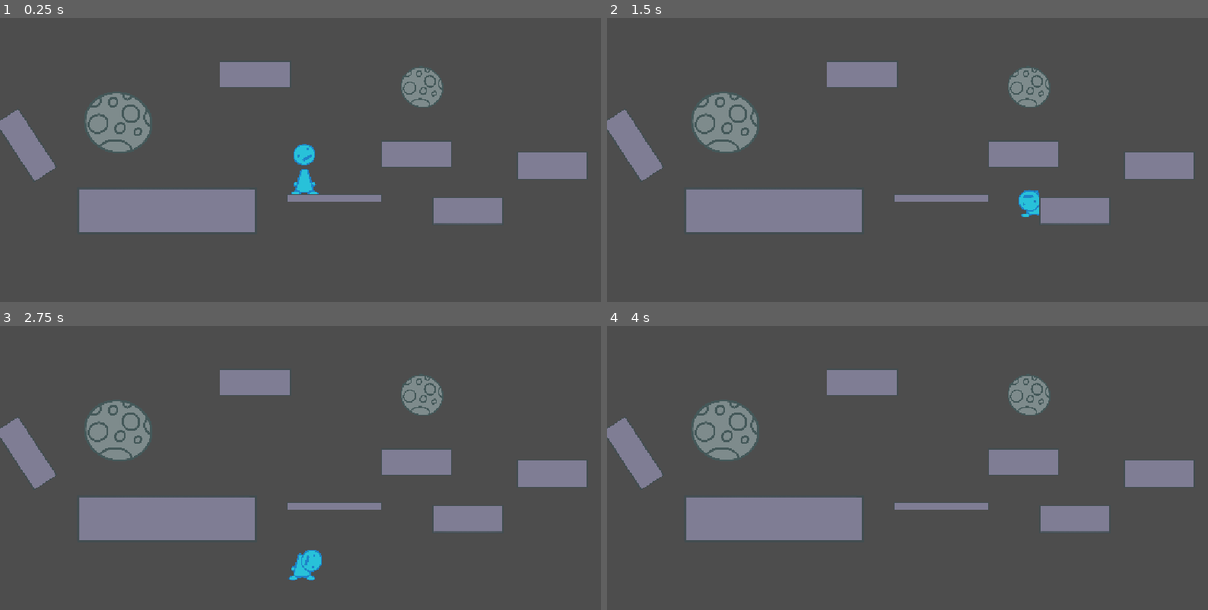
Above: before the commit, frames 1-4 (two rows, left to right).
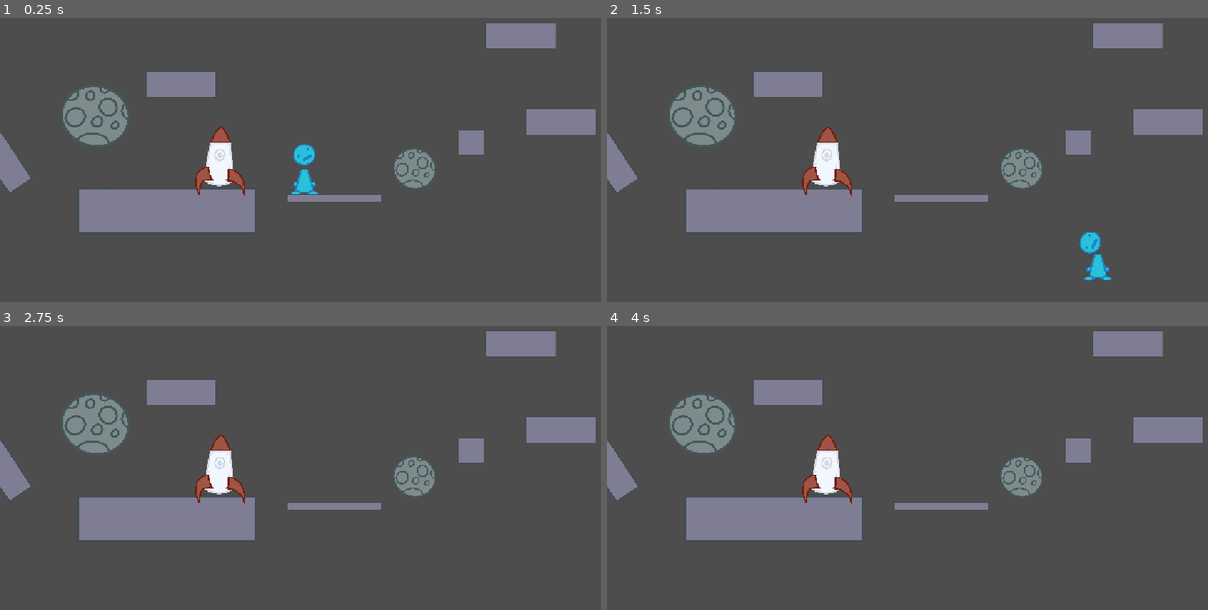
Above: after the commit, the same moments.

Repository: average4136/head-over-heels-game
Game: Godot game, scene res://Scenes/space_scene.tscn
Same seed, same stepped clock (60 frames per second), same inputs: the game is played once before the commit and once after it. This scene is started directly instead of the project's main scene.
Inputs:
- Up to frame 1 (0.25 s): no input
- Up to frame 2 (1.5 s): tap Enter (ui_accept) at 0.5 s; hold D (move_right) from 0.53 s (still down); tap Space (jump) at 0.77 s
- Up to frame 3 (2.75 s): tap Space (jump) at 1.52 s; release D (move_right) at 2.03 s; hold A (move_left) from 2.03 s (still down)
- Up to frame 4 (4 s): release A (move_left) at 2.78 s; hold D (move_right) from 2.78 s (still down); tap Space (jump) at 3.02, 3.77 s; tap Enter (ui_accept) at 3.5 s

The runs differ from the first frame. In frame 1, 12% of the frame differs, in the area x 0-100%, y 1-73%; in frame 2, 13%, in the area x 0-100%, y 1-93%; in frame 3, 13%; in frame 4, 12%.

Commit message:
made yellow and star platform and saved space level so far

Diff:
--- /dev/null
+++ b/Scenes/Objects/star_platform.tscn
@@ -0,0 +1,15 @@
+[gd_scene format=3 uid="uid://cspyc620ry3bq"]
+
+[ext_resource type="Texture2D" uid="uid://b7e56qdamgxoh" path="res://Assets/Platform Images/star platform.png" id="1_lr1is"]
+
+[node name="star platform" type="Node2D" unique_id=1685131188]
+
+[node name="StaticBody2D" type="StaticBody2D" parent="." unique_id=1678453096]
+
+[node name="Sprite2D" type="Sprite2D" parent="StaticBody2D" unique_id=522925894]
+position = Vector2(125.96153, 29.5)
+scale = Vector2(0.21794868, 0.21794872)
+texture = ExtResource("1_lr1is")
+
+[node name="CollisionPolygon2D" type="CollisionPolygon2D" parent="StaticBody2D" unique_id=859402248]
+polygon = PackedVector2Array(10, -4, -14, 30, -12, 33, -2, 34, 39, 32, 52, 32, 45, 54, 49, 58, 59, 56, 104, 41, 116, 59, 119, 61, 122, 60, 139, 46, 145, 39, 179, 61, 190, 69, 194, 69, 197, 66, 202, 53, 209, 34, 223, 39, 266, 53, 270, 51, 268, 44, 245, 6, 240, 4)
--- /dev/null
+++ b/Scenes/Objects/yellow_block.tscn
@@ -0,0 +1,19 @@
+[gd_scene format=3 uid="uid://v5o01rr38e1d"]
+
+[ext_resource type="Texture2D" uid="uid://cn5xxuf51plrb" path="res://Assets/Platform Images/yellow block.png" id="1_k82y5"]
+
+[sub_resource type="RectangleShape2D" id="RectangleShape2D_53v2a"]
+size = Vector2(243, 64)
+
+[node name="yellow block" type="Node2D" unique_id=605724736]
+
+[node name="StaticBody2D" type="StaticBody2D" parent="." unique_id=597318901]
+
+[node name="Sprite2D" type="Sprite2D" parent="StaticBody2D" unique_id=2001279720]
+position = Vector2(121.643036, 30.812504)
+scale = Vector2(0.132167, 0.13216697)
+texture = ExtResource("1_k82y5")
+
+[node name="CollisionShape2D" type="CollisionShape2D" parent="StaticBody2D" unique_id=1855106265]
+position = Vector2(122.5, 33)
+shape = SubResource("RectangleShape2D_53v2a")
--- a/Scenes/space_scene.tscn
+++ b/Scenes/space_scene.tscn
@@ -3,6 +3,7 @@
 [ext_resource type="PackedScene" uid="uid://bxxdsh4xifwoa" path="res://Scenes/Guy.tscn" id="1_vfb10"]
 [ext_resource type="PackedScene" uid="uid://d3eu5ubs45wai" path="res://Scenes/Objects/Grey_block.tscn" id="2_spkxt"]
 [ext_resource type="PackedScene" uid="uid://cbp0wqs0t0y8s" path="res://Scenes/Objects/moon_platform.tscn" id="3_vqv81"]
+[ext_resource type="Texture2D" uid="uid://do5gjr26uy436" path="res://Assets/Decorations/rocket decor.png" id="4_spkxt"]
 
 [node name="Space Scene" type="Node2D" unique_id=1614508694]
 
@@ -14,29 +15,35 @@
 scale = Vector2(2.5316777, 1.6942071)
 
 [node name="Moon Platform" parent="." unique_id=1750695849 instance=ExtResource("3_vqv81")]
-position = Vector2(-873, 157.00002)
+position = Vector2(-959, 132.00002)
 scale = Vector2(1.0313267, 1.0351115)
 
 [node name="Node2D2" parent="." unique_id=1431751909 instance=ExtResource("2_spkxt")]
-position = Vector2(385, 295)
+position = Vector2(780, -152)
 
 [node name="Node2D3" parent="." unique_id=578760428 instance=ExtResource("2_spkxt")]
-position = Vector2(-1092, 258.99997)
+position = Vector2(-1187, 301.99994)
 rotation = 0.98937374
 
 [node name="Node2D4" parent="." unique_id=1882188515 instance=ExtResource("2_spkxt")]
-position = Vector2(580, 512)
+position = Vector2(594, 251.00003)
+scale = Vector2(0.36703715, 0.9467006)
 
 [node name="Node2D5" parent="." unique_id=552745981 instance=ExtResource("2_spkxt")]
-position = Vector2(898, 339)
+position = Vector2(931, 173)
 
 [node name="Node2D6" parent="." unique_id=1898511095 instance=ExtResource("2_spkxt")]
 position = Vector2(73, 461)
 scale = Vector2(1.3300844, 0.2657136)
 
 [node name="Node2D7" parent="." unique_id=955187897 instance=ExtResource("2_spkxt")]
-position = Vector2(-226, -7)
+position = Vector2(-505, 30)
 
 [node name="Moon Platform2" parent="." unique_id=1554874488 instance=ExtResource("3_vqv81")]
-position = Vector2(327, 29)
+position = Vector2(299, 338)
 scale = Vector2(0.6416152, 0.69061464)
+
+[node name="RocketDecor" type="Sprite2D" parent="." unique_id=461076328]
+position = Vector2(-361.00003, 317)
+scale = Vector2(0.27518362, 0.27518368)
+texture = ExtResource("4_spkxt")
